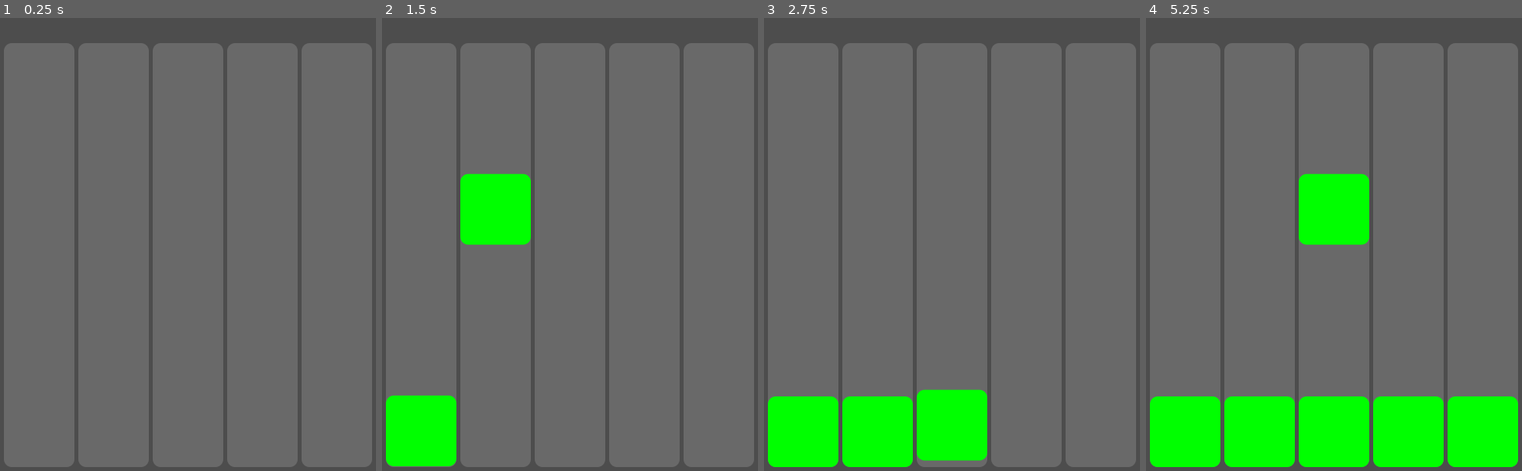
Above: before the commit, frames 1-4 (left to right).
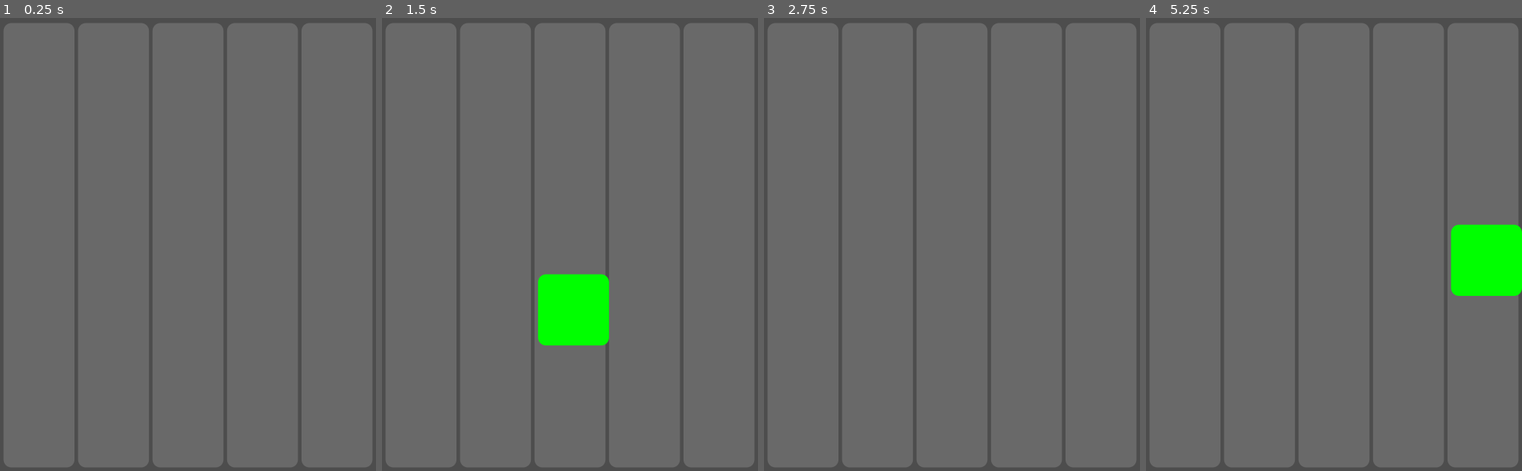
Above: after the commit, the same moments.

Repository: paulwrubel/merge-mania
Game: Godot game, scene res://Scenes/main.tscn
The game is run twice, just before and just after one commit, with the same random seed, the same clock (stepped at 60 frames per second) and the same inputs.
Inputs (mouse positions are in pixels of both pictures, inside the frame that each line leads up to):
- Up to frame 1 (0.25 s): no input
- Up to frame 2 (1.5 s): tap Enter at 0.5 s; move the mouse to (419, 253) at 0.52 s; click (419, 253) at 0.67 s; move the mouse to (494, 253) at 1.27 s; click (494, 253) at 1.42 s
- Up to frame 3 (2.75 s): move the mouse to (952, 253) at 2.02 s; click (952, 253) at 2.17 s
- Up to frame 4 (5.25 s): move the mouse to (1409, 253) at 2.77 s; click (1409, 253) at 2.92 s; move the mouse to (1484, 253) at 3.52 s; click (1484, 253) at 3.67 s; move the mouse to (1221, 104) at 4.27 s; click (1221, 104) at 4.42 s; tap Space at 5 s; move the mouse to (1352, 190) at 5.02 s; click (1352, 190) at 5.17 s

The runs differ from the first frame. In frame 1, 4.1% of the frame differs, in the area x 1-99%, y 1-7%; in frame 2, 13%; in frame 3, 13%; in frame 4, 24%, in the area x 1-100%, y 1-100%.

Commit message:
some nonsense but we're getting somehwere

Diff:
--- a/Scenes/board.tscn
+++ b/Scenes/board.tscn
@@ -4,4 +4,3 @@
 
 [node name="Board" type="Node2D"]
 script = ExtResource("1_vuwfy")
-column_count = 2
--- a/Scenes/main.tscn
+++ b/Scenes/main.tscn
@@ -6,4 +6,3 @@
 
 [node name="Board" parent="." instance=ExtResource("1_aiq4n")]
 position = Vector2(0, 100)
-column_count = 5
--- a/Scripts/block.gd
+++ b/Scripts/block.gd
@@ -3,24 +3,26 @@
 
 var board: Board
 
-var location: Vector2
+var grid_position_initial: Vector2
+var grid_position_final: Vector2
 var size := Vector2(100, 100)
 var background_color := Color.GREEN
 var toggled_color := Color.BLUE
 var is_toggled := false
 
 const ROUNDED_CORNER_SIZE = 10
-const LOCAL_POSITION = Vector2(0, 0)
 
 # Called when the node enters the scene tree for the first time.
 func _ready():
+	position = board.get_actual_location_from_grid(grid_position_initial)
+
+	var actual_location_to_anim_to = board.get_actual_location_from_grid(grid_position_final)
+
 	var tween = create_tween()
-	tween.tween_property(self, "position", Vector2(position.x, position.y + 450), 1) \
+	tween.tween_property(self, "position", actual_location_to_anim_to, 1) \
 		.set_ease(Tween.EASE_OUT) \
 		.set_trans(Tween.TRANS_EXPO)
-	var add_block = func():
-		board.add_block_at(location, 1)
-	tween.tween_callback(add_block)
+	tween.tween_callback(func(): board.add_block_at(grid_position_final, 1))
 
 # Called every frame. 'delta' is the elapsed time since the previous frame.
 func _process(_delta):
@@ -37,4 +39,4 @@
 	style_box.set_corner_radius_all(ROUNDED_CORNER_SIZE)
 	style_box.bg_color = toggled_color if is_toggled else background_color
 
-	draw_style_box(style_box, Rect2(LOCAL_POSITION, size))
+	draw_style_box(style_box, Rect2(position, size))
--- a/Scripts/board.gd
+++ b/Scripts/board.gd
@@ -2,46 +2,79 @@
 extends Node2D
 
 const COLUMN_SCENE := preload("res://Scenes/column.tscn")
+const BLOCK_SCENE := preload("res://Scenes/block.tscn")
 
-@export var column_count: int = 5
-@export var row_count: int = 6
+var viewport_width: float = ProjectSettings.get_setting("display/window/size/viewport_width")
+var viewport_height: float = ProjectSettings.get_setting("display/window/size/viewport_height")
 
-@export var padding: int = 5
+const column_count: int = 5
+const row_count: int = 6
 
-var blocks = []
+const pre_block_size = 100
+const pre_padding = 5
+const pre_rounding_radius = 5
+const pre_width = (pre_block_size * column_count) + (pre_padding * (column_count + 1))
+const pre_height = (pre_block_size * row_count) + (pre_padding * (row_count + 1))
+
+var scalar = viewport_width / pre_width
+
+var block_size = pre_block_size * scalar
+var padding = pre_padding * scalar
+var width = pre_width * scalar
+var height = pre_height * scalar
+
+#position.y = viewport_height - (block_size * row_count) - (padding * 2)
+#var column_height: float = viewport_height - position.y - (padding * 2)
+#
+#var block_size: float = (viewport_width - (padding * (column_count + 1))) / column_count
+
+var blocks: Array[Array] = []
+
+func get_actual_location_from_grid(grid_loc: Vector2) -> Vector2:
+	return Vector2(
+		padding + padding * grid_loc.x + block_size * grid_loc.x,
+		height - (padding * (grid_loc.y + 1) + block_size * (grid_loc.y + 1))
+	)
+
+func get_next_open_index_in_column(x: int) -> int:
+	return blocks[x].find(null)
 
 # Called when the node enters the scene tree for the first time.
 func _ready():
+	# initialize blocks grid
 	for x in range(column_count):
 		var col = []
 		for y in range(row_count):
-			col.append(0)
+			col.append(null)
 		blocks.append(col)
 
-
-	var viewport_width: float = ProjectSettings.get_setting("display/window/size/viewport_width")
-	var viewport_height: float = ProjectSettings.get_setting("display/window/size/viewport_height")
-	var column_width: float = (viewport_width - (padding * (column_count + 1))) / column_count
-	position.y = viewport_height - (column_width * row_count) - (padding * 2)
-	var column_height: float = viewport_height - position.y - (padding * 2)
-
-
+	# initialize columns
 	var column_x: float = padding
 	for i in range(column_count):
 		var column := COLUMN_SCENE.instantiate()
 		column.index = i
 		column.position = Vector2(column_x, padding)
-		column.size = Vector2(column_width, column_height)
+		column.size = Vector2(block_size, height - padding * 2)
 		column.background_color = Color.DIM_GRAY
 		column.board = self
 
 		add_child(column)
 
-		column_x += column_width + padding
+		column_x += block_size + padding
+
+	position = Vector2(0, viewport_height - height)
 
 # Called every frame. 'delta' is the elapsed time since the previous frame.
 func _process(delta):
 	pass
 
+func spawn_initial_block_at(position: Vector2, val: int):
+	var block = BLOCK_SCENE.instantiate()
+	block.grid_position_initial = Vector2(position.x, row_count - 1)
+	block.grid_position_final = position
+	block.size = Vector2(block_size, block_size)
+	block.board = self
+	add_child(block)
+
 func add_block_at(loc: Vector2, val: int):
 	blocks[loc.x][loc.y] = val
--- a/Scripts/column.gd
+++ b/Scripts/column.gd
@@ -25,12 +25,10 @@
 func _input_event(viewport: Viewport, event: InputEvent, shape_index: int):
 	if event is InputEventMouseButton:
 		if event.pressed and event.button_index == MOUSE_BUTTON_LEFT:
-			# spawn a block
-			var block = BLOCK_SCENE.instantiate()
-			block.location = Vector2(index, 0)
-			block.size = Vector2(size.x, size.x)
-			block.board = board
-			add_child(block)
+			var row_index = board.get_next_open_index_in_column(index)
+			if row_index != -1:
+				# spawn a block
+				board.spawn_initial_block_at(Vector2(index, row_index), 1)
 
 func _draw():
 	var style_box = StyleBoxFlat.new()
--- a/project.godot
+++ b/project.godot
@@ -15,6 +15,10 @@
 config/features=PackedStringArray("4.1", "GL Compatibility")
 config/icon="res://icon.svg"
 
+[debug]
+
+gdscript/warnings/return_value_discarded=1
+
 [display]
 
 window/size/viewport_width=480
